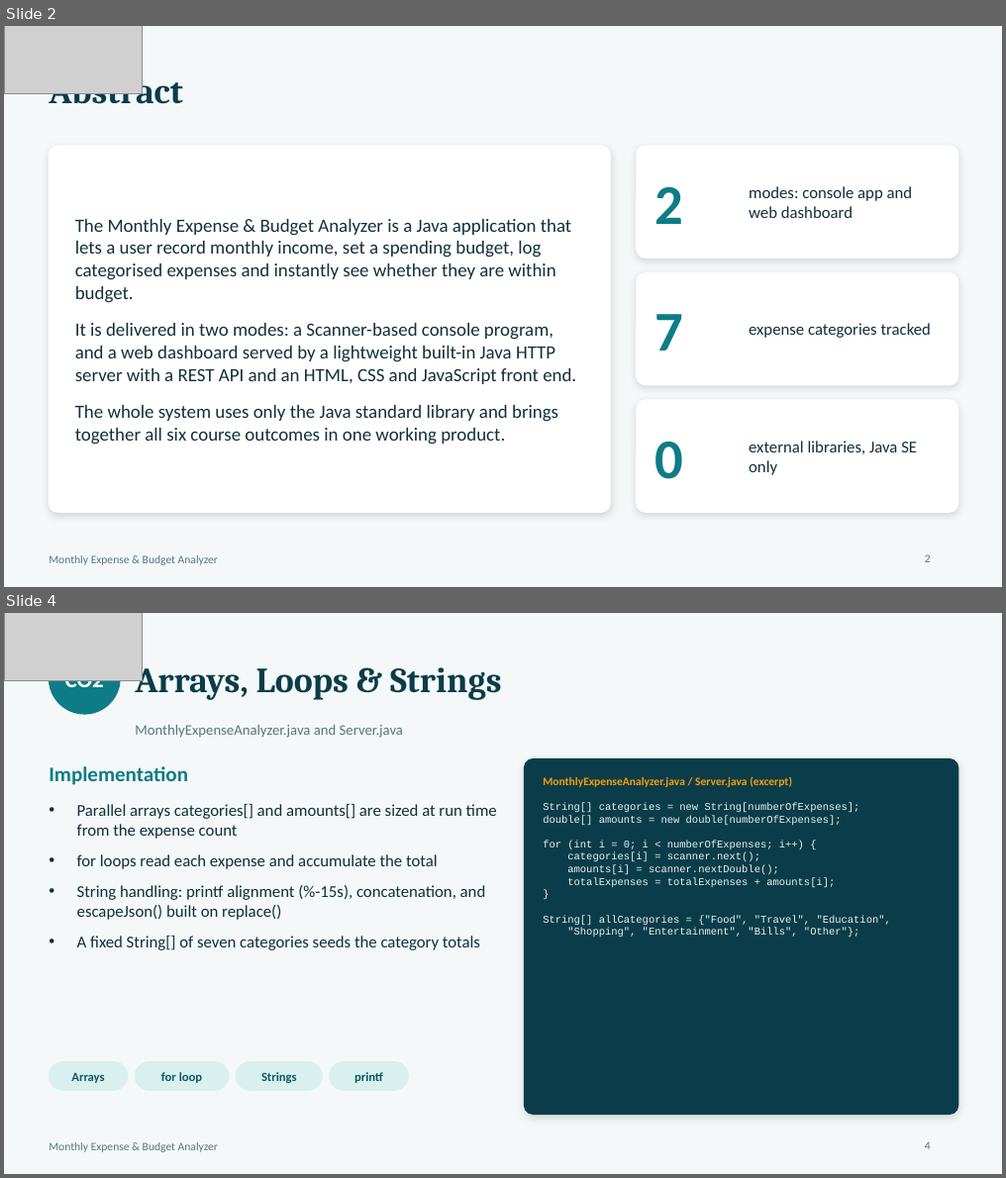
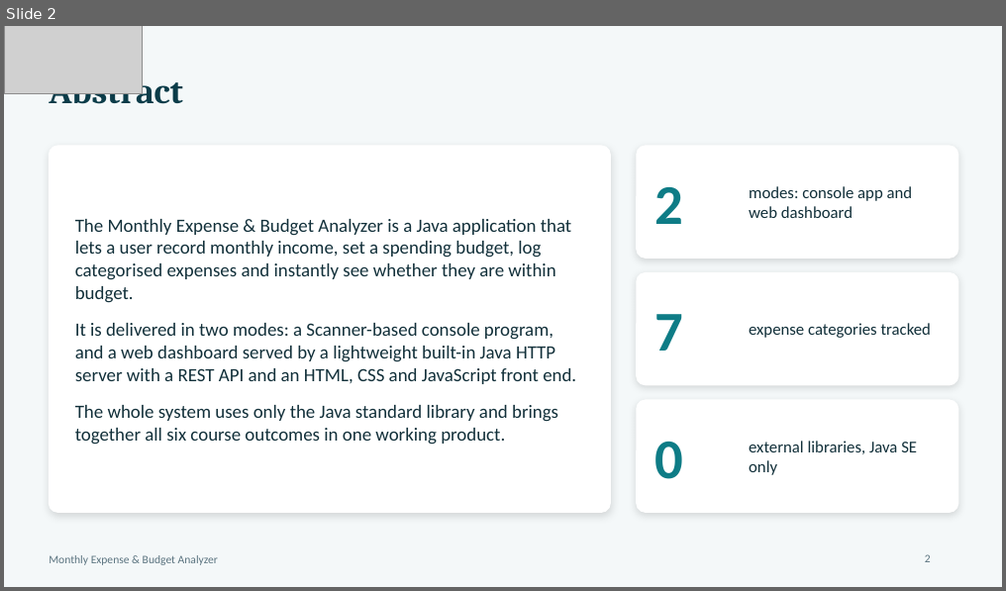
Before and after one commit to bheemavarapuSandeep/Monthly-Expensive---Budget-Analyzer, a slide deck: Expense_Analyzer_Project_Ppt.pptx. Shown one above the other, each under a label of ours: slides 2 and 4 before the commit, slide 2 after it; the slides between them are not shown. The pictures are 1006x1178 and 1006x591 pixels, drawn with LibreOffice and Linux fonts; fonts in the diff are those of the drawing; grey boxes stand for pictures. Boxes give left, top, right and bottom in pixels: in the first picture for what was removed or moved away, otherwise in the second. Text is boxed around its words. In the diff, an @@ line names an element or a change of style, - is before the commit and + after.

```diff
--- a/Expense_Analyzer_Project_Ppt.pptx
+++ b/Expense_Analyzer_Project_Ppt.pptx
@@ slide 4 removed at (4, 613, 1002, 1174), background #F4F8F9; not listed: 1 template element that a slide beside it also shows @@
@@ picture removed at (4, 613, 142, 681) @@
@@ ellipse removed at (49, 643, 120, 714) @@
@@ title removed at (135, 660, 502, 700) @@
-Arrays, Loops & Strings
@@ text removed at (65, 680, 104, 693) @@
-CO2
@@ text removed at (135, 725, 403, 738) @@
-MonthlyExpenseAnalyzer.java and Server.java
@@ rounded rectangle removed at (525, 759, 958, 1115) @@
@@ text removed at (49, 766, 188, 785) @@
-Implementation
@@ text removed at (543, 776, 792, 787) @@
-MonthlyExpenseAnalyzer.java / Server.java (excerpt)
@@ text removed at (77, 804, 497, 951) @@
-• Parallel arrays categories[] and amounts[] are sized at run time from the expense count
-• for loops read each expense and accumulate the total
-• String handling: printf alignment (%-15s), concatenation, and escapeJson() built on replace()
-• A fixed String[] of seven categories seeds the category totals
@@ text removed at (543, 803, 891, 937) @@
-String[] categories = new String[numberOfExpenses];
-double[] amounts = new double[numberOfExpenses];
-for (int i = 0; i < numberOfExpenses; i++) {
-categories[i] = scanner.next();
-amounts[i] = scanner.nextDouble();
-totalExpenses = totalExpenses + amounts[i];
-}
-String[] allCategories = {"Food", "Travel", "Education",
-"Shopping", "Entertainment", "Bills", "Other"};
@@ rounded rectangle removed at (49, 1062, 128, 1090) @@
@@ text removed at (71, 1073, 104, 1083) @@
-Arrays
@@ rounded rectangle removed at (135, 1062, 229, 1090) @@
@@ text removed at (161, 1072, 202, 1083) @@
-for loop
@@ rounded rectangle removed at (236, 1062, 322, 1090) @@
@@ text removed at (261, 1072, 297, 1083) @@
-Strings
@@ rounded rectangle removed at (330, 1062, 408, 1090) @@
@@ text removed at (354, 1072, 383, 1083) @@
-printf
@@ page number removed at (925, 1142, 931, 1150) @@
-4
```
Also in this commit, not shown: 6 slides added, 5 other slides removed.
